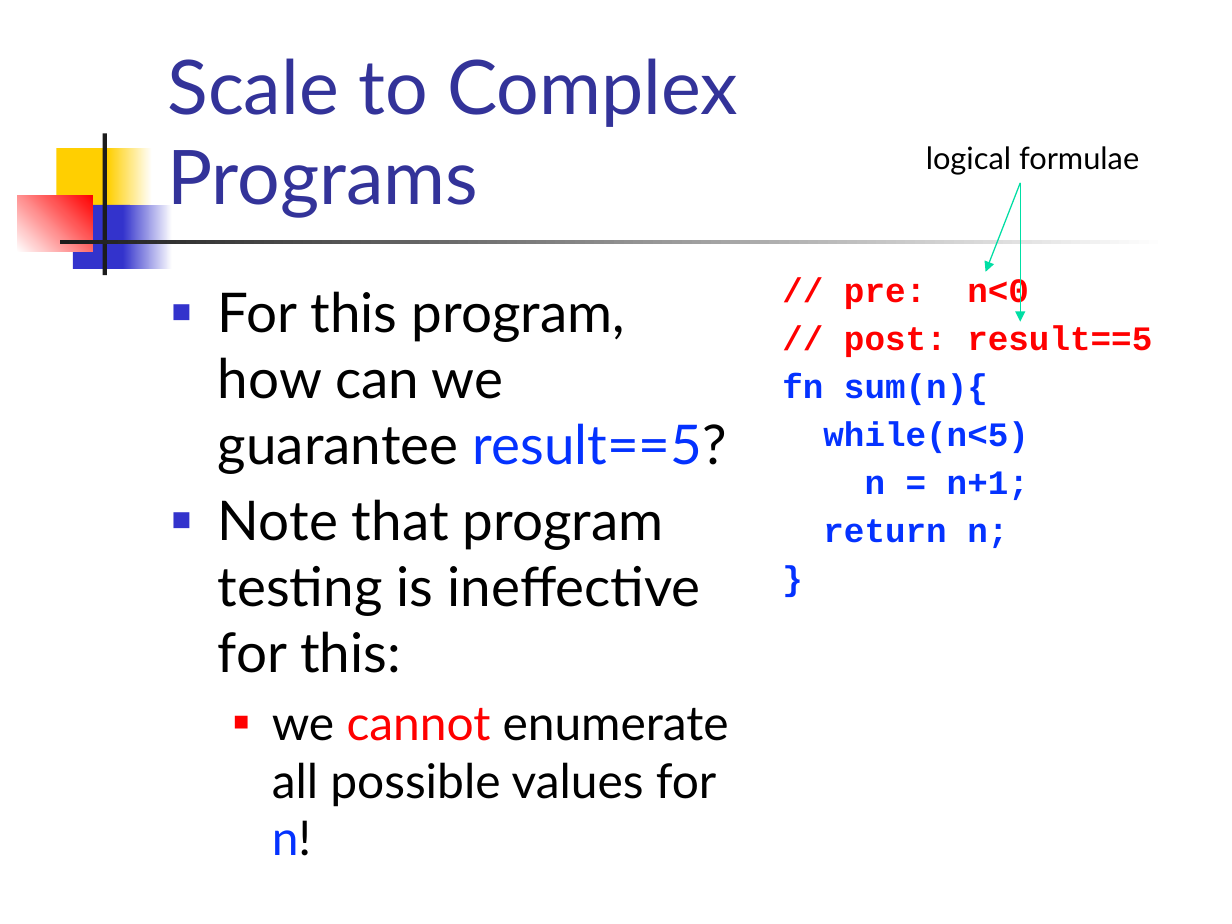
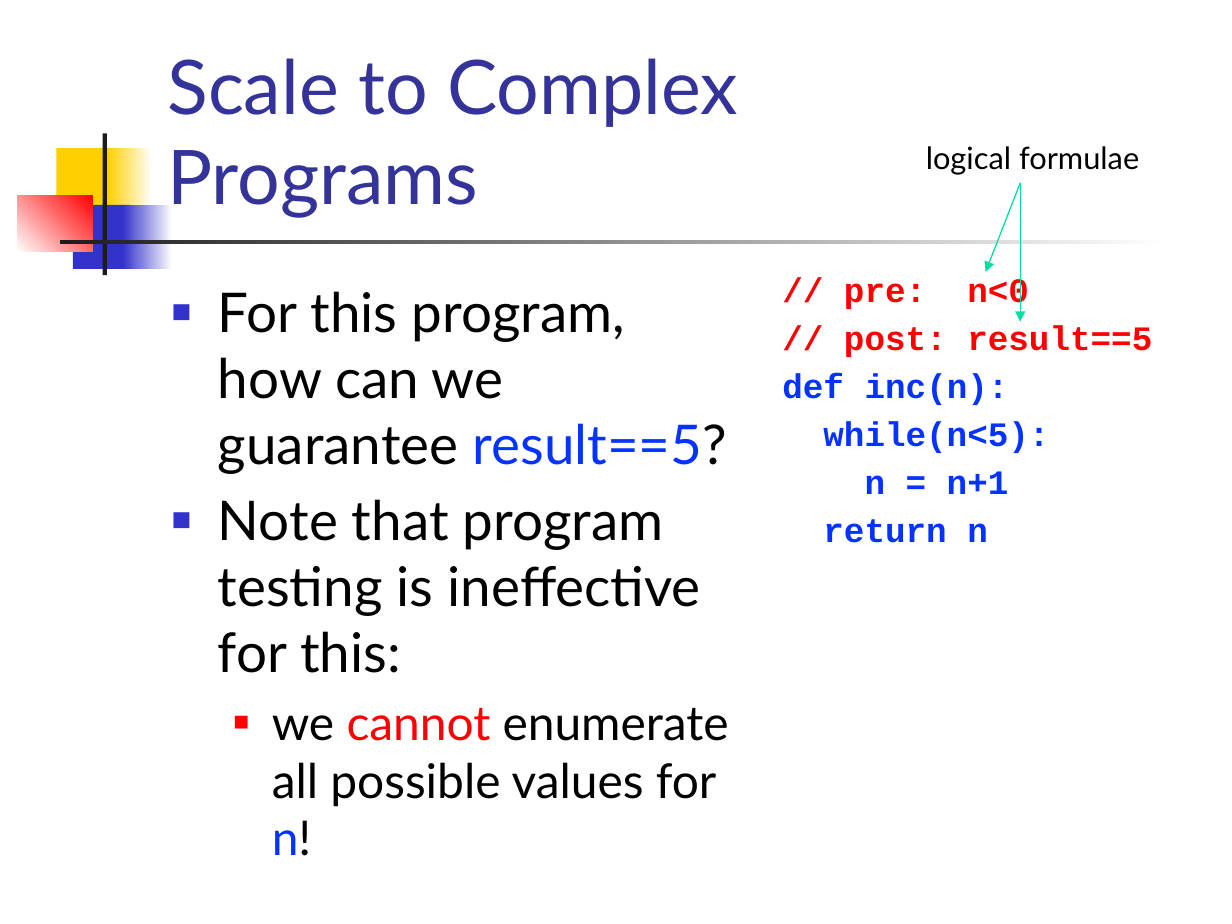
Before and after one commit to csslab-ustc/csslab-ustc.github.io, a slide deck: slide 13 of courses/theory/slides/lec18-hoare.pptx. Drawn at 1232x924 pixels with LibreOffice and Linux fonts; fonts in the diff are those of the drawing. Boxes give left, top, right and bottom in pixels: in the first picture for what was removed or moved away, otherwise in the second. Text is boxed around its words. In the diff, an @@ line names an element or a change of style, - is before the commit and + after.

```diff
--- a/courses/theory/slides/lec18-hoare.pptx
+++ b/courses/theory/slides/lec18-hoare.pptx
@@ text at box(782, 373, 1049, 543): text changed @@
-fn sum(n){
-while(n<5)
-n = n+1;
-return n;
-}
+def inc(n):
+while(n<5):
+n = n+1
+return n
```
Also in this commit, not shown: 8 other slides changed, 18 slides added, 4 other files.
